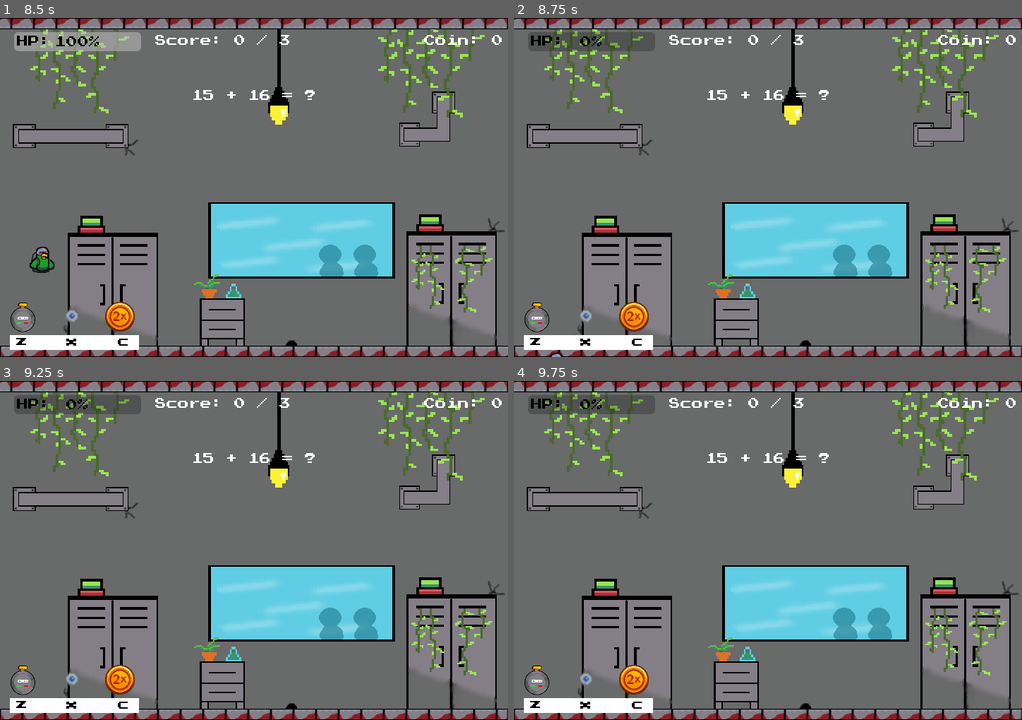
Above: before the commit, frames 1-4 (two rows, left to right).
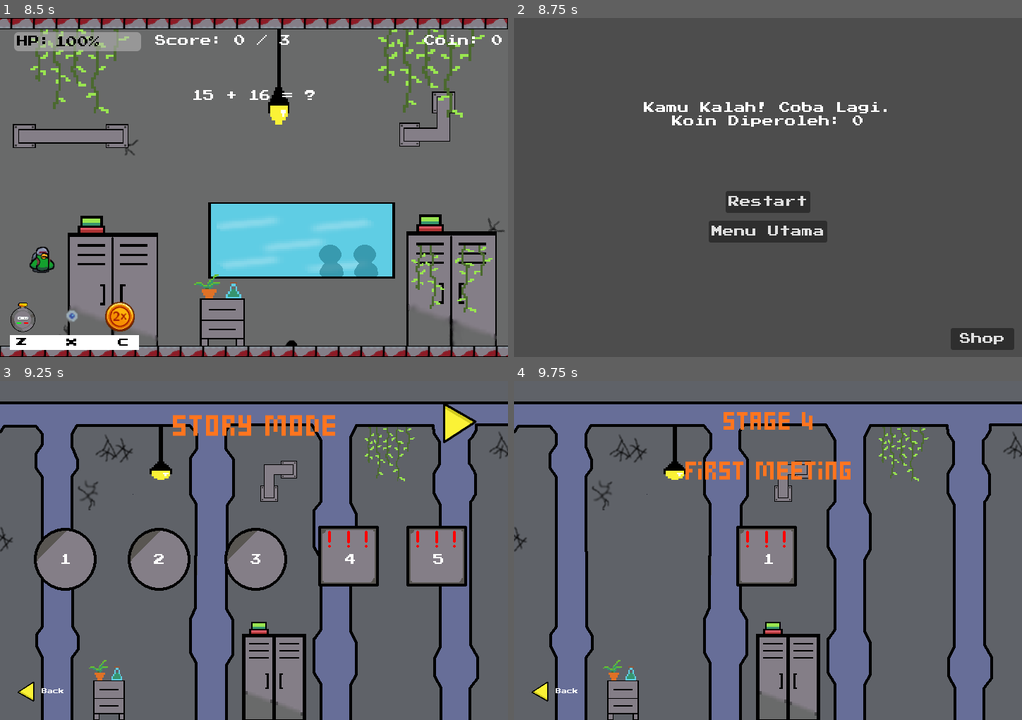
Above: after the commit, the same moments.

Repository: kienmiiru/math-wings
Game: Godot game, scene res://screens/splash_screen.tscn
Same seed, same stepped clock (60 frames per second), same inputs: the game is played once before the commit and once after it.
Inputs (mouse positions are in pixels of both pictures, inside the frame that each line leads up to):
- Up to frame 1 (8.5 s): tap Enter at 0.5 s; move the mouse to (254, 187) at 0.52 s; tap Z (power_up_1) at 0.6 s; click (254, 187) at 0.67 s; tap Space (flap) at 0.77, 1.07, 1.52, 1.82, 2 s; move the mouse to (152, 204) at 1.27 s; tap X (power_up_2) at 1.35 s; click (152, 204) at 1.42 s; move the mouse to (254, 184) at 2.02 s; tap C (power_up_3) at 2.1 s; click (254, 184) at 2.17 s; click "1" at 2.75 s; click "1" at 3.5 s; click "Restart" at 4.25 s; click "2" at 5 s; click "1" at 5.75 s; click "Restart" at 6.5 s; click "3" at 7.25 s; click "1" at 8 s
- Up to frame 2 (8.75 s): no input
- Up to frame 3 (9.25 s): click (254, 564) at 8.75 s, where only the run after the commit has a clickable "Restart"
- Up to frame 4 (9.75 s): click (864, 557) at 9.5 s, where only the run after the commit has a clickable "4"

Frame 1 is identical in both runs. In frame 2, 99% of the frame differs, in the area x 0-100%, y 0-100%; in frame 3, 63%; in frame 4, 60%.

Commit message:
fix missing signal in stage3

Diff:
--- a/stage3/stage3.gd
+++ b/stage3/stage3.gd
@@ -58,6 +58,7 @@
 		get_tree().current_scene = end_screen_scene
 
 	if isLose():
+		print('kalah')
 		var end_screen_scene = load("res://end_screen.tscn").instantiate()
 		end_screen_scene.is_win = false
 		end_screen_scene.coin = score
--- a/stage3/stage3.tscn
+++ b/stage3/stage3.tscn
@@ -28,6 +28,7 @@
 
 [node name="PowerUpHud" parent="." instance=ExtResource("6_al2rw")]
 
+[connection signal="collide" from="Bird" to="." method="_on_bird_collide"]
 [connection signal="powerup_1_activated" from="Bird" to="." method="_on_bird_powerup_1_activated"]
 [connection signal="powerup_2_activated" from="Bird" to="." method="_on_bird_powerup_2_activated"]
 [connection signal="powerup_3_activated" from="Bird" to="." method="_on_bird_powerup_3_activated"]
